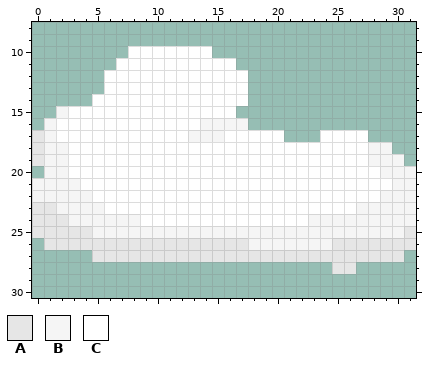
One commit to this pixel-art file: Aseprite files/Cloud_1.aseprite. Above is the file before it was changed.
32x32 pixels, 1 frame. Shown: x 0..31, y 8..30.
Palette (. is transparent): A #e6e6e6  B #f5f5f5  C #ffffff
After the commit:
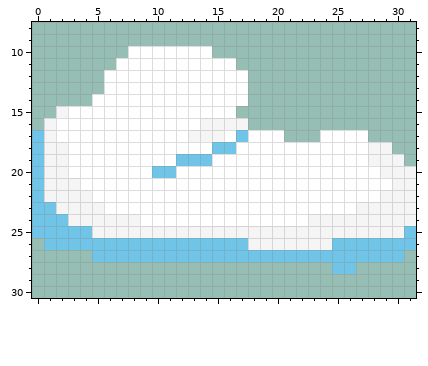
Change:
{"colour":"A","old":"#e6e6e6","new":"#6fc4e8"}
{"y":17,"x":17,"old":"C","new":"A"}
{"y":18,"x":15,"old":"CC","new":"AA"}
{"y":19,"x":12,"old":"CCC","new":"AAA"}
{"y":20,"x":0,"old":".","new":"A"}
{"y":20,"x":10,"old":"CC","new":"AA"}
{"y":21,"x":0,"old":"B","new":"A"}
{"y":22,"x":0,"old":"B","new":"A"}
{"label":"changed","picture_box":[32,130,416,274]}
